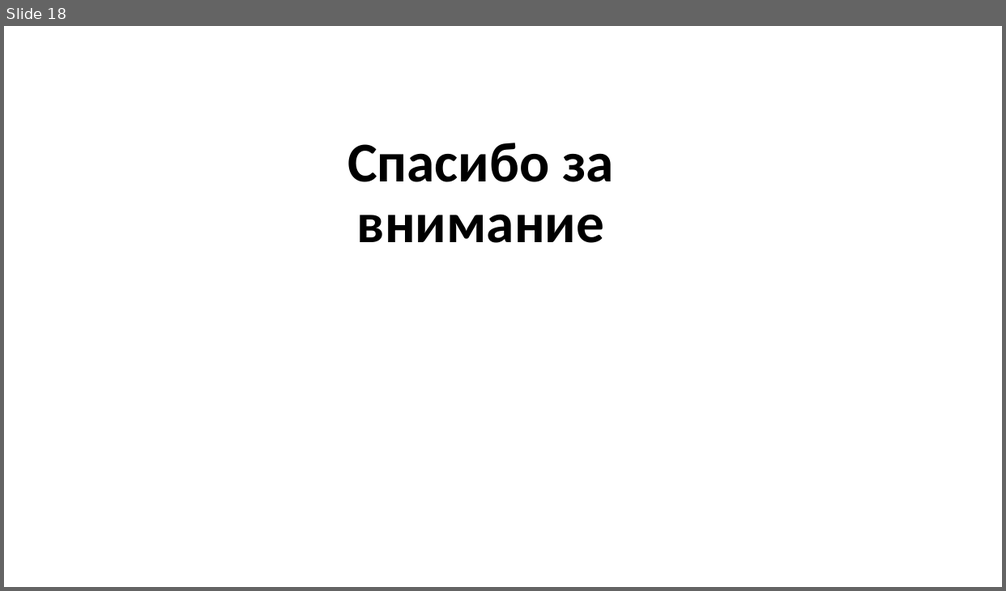
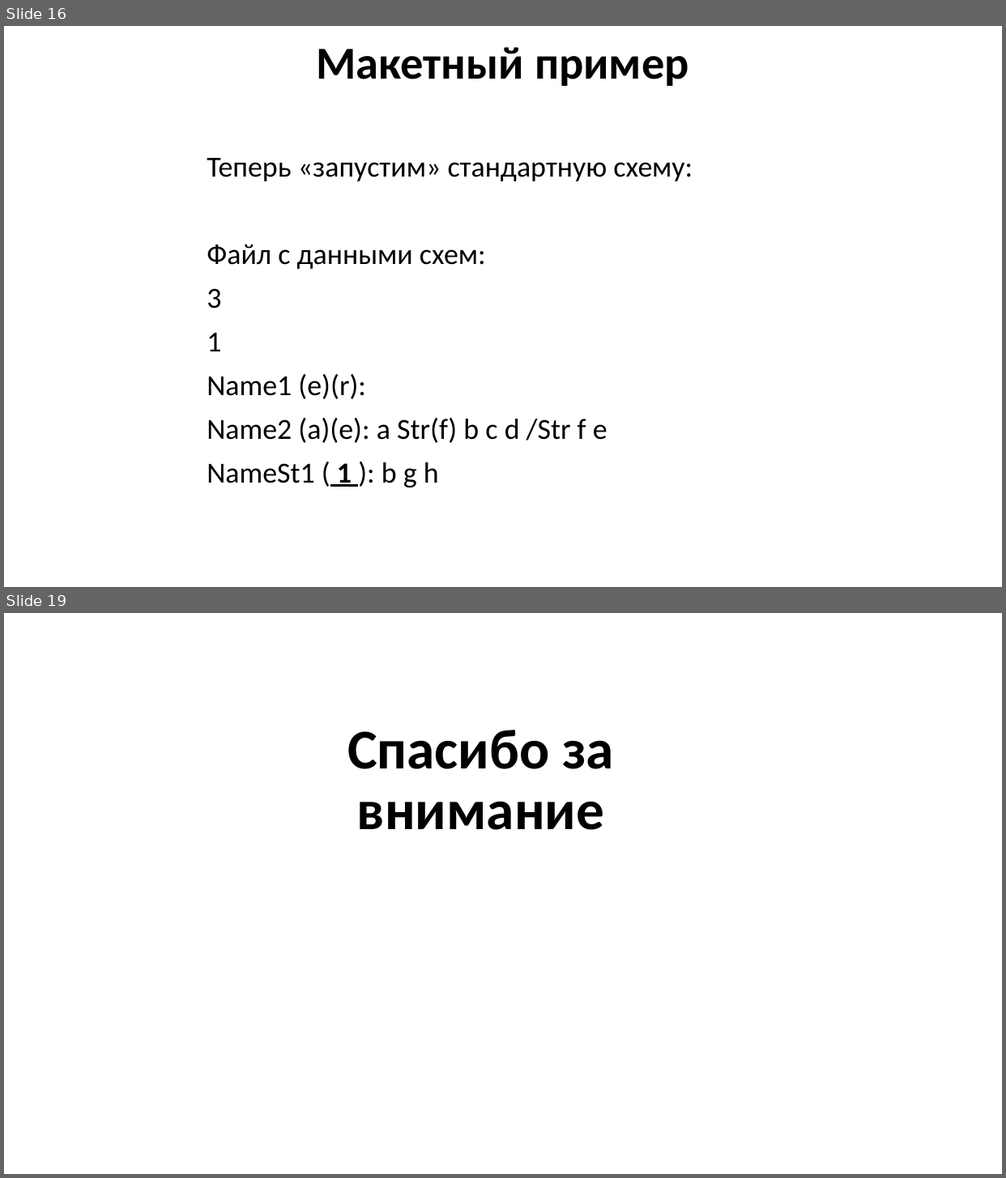
Before and after one commit to GooDgRaF/Bachelor_diplom, a slide deck: Диплом/Презентация ВКР.pptx. Shown one above the other, each under a label of ours: slide 18 before the commit, slides 16 and 19 after it; the slides between them are not shown. The pictures are 1006x591 and 1006x1178 pixels, drawn with LibreOffice and Linux fonts; fonts in the diff are those of the drawing; background and template pictures are left out. Boxes give left, top, right and bottom in pixels: in the first picture for what was removed or moved away, otherwise in the second. Text is boxed around its words. In the diff, an @@ line names an element or a change of style, - is before the commit and + after.

```diff
--- a/Диплом/Презентация ВКР.pptx
+++ b/Диплом/Презентация ВКР.pptx
@@ slide 16 added at <box>4,26,1002,587</box>, background picture (left out) @@
@@ text added at <box>316,47,689,86</box>, 44 pt, text #000000, bold @@
+Макетный пример
@@ text added at <box>206,158,692,488</box>, 28 pt, text #000000 @@
+Теперь «запустим» стандартную схему:
+Файл с данными схем:
+3
+1
+Name1 (e)(r):
+Name2 (a)(e): a Str(f) b c d /Str f e
+NameSt1 ( 1 ): b g h
@@ what was slide 18 is now slide 19 @@
```
Also in this commit, not shown: 6 slides changed, 7 other slides added, 7 slides removed.
